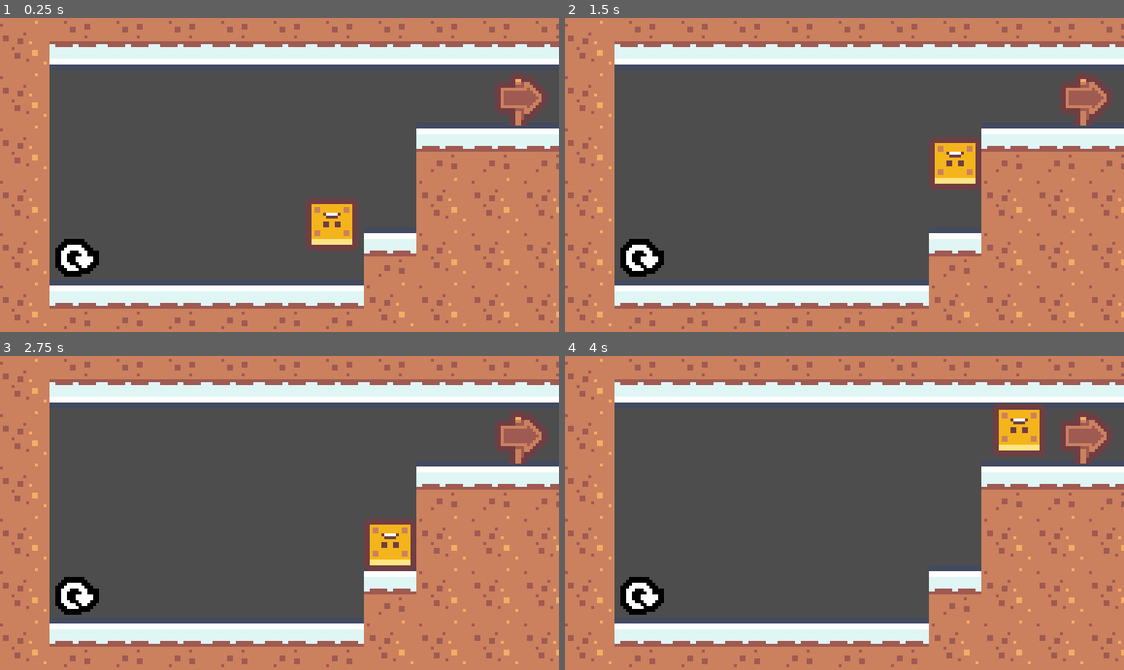
Above: before the commit, frames 1-4 (two rows, left to right).
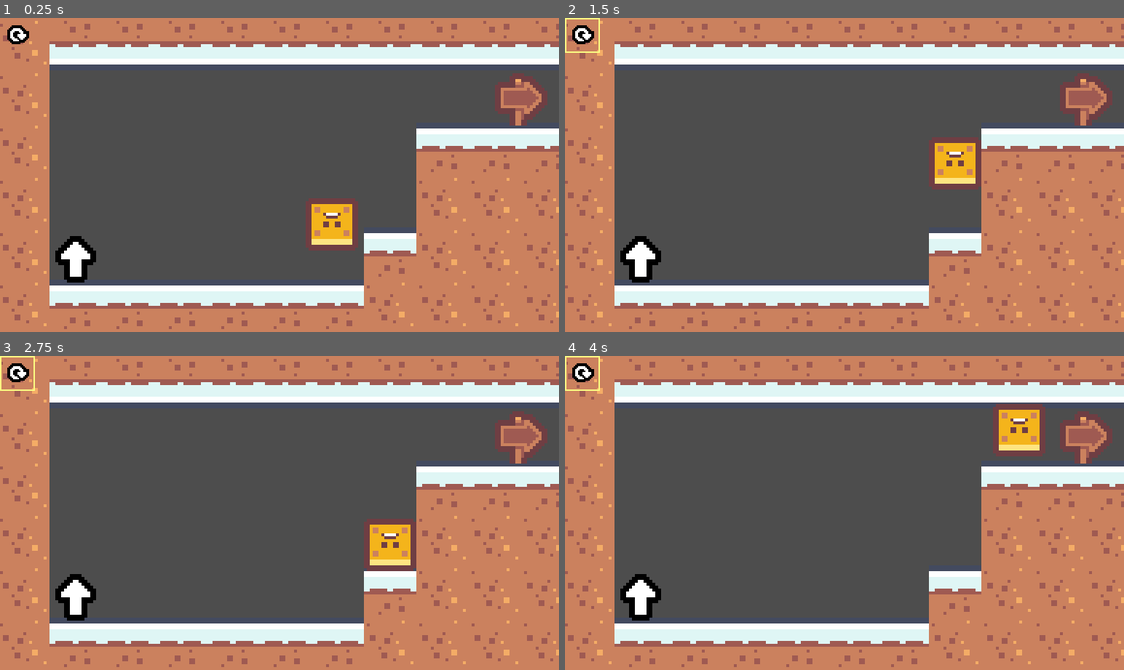
Above: after the commit, the same moments.

Repository: youer0219/Exocave
Game: Godot game, scene res://test/world.tscn
Same seed, same stepped clock (60 frames per second), same inputs: the game is played once before the commit and once after it.
Inputs (mouse positions are in pixels of both pictures, inside the frame that each line leads up to):
- Up to frame 1 (0.25 s): no input
- Up to frame 2 (1.5 s): click (581, 36) at 0.52 s; tap Enter (ui_accept) at 1.25 s; hold Right (ui_right) from 1.28 s (still down)
- Up to frame 3 (2.75 s): keep holding Right (ui_right); tap Enter (ui_accept) at 1.52, 2, 2.27 s
- Up to frame 4 (4 s): release Right (ui_right) at 2.78 s; hold Left (ui_left) 2.78-3.53 s; hold Right (ui_right) from 3.53 s (still down); tap Enter (ui_accept) at 3.77 s

The runs differ from the first frame. In frame 1, 0.6% of the frame differs, in the area x 1-18%, y 2-85%; in frame 2, 0.8%, in the area x 0-18%, y 0-85%; in frame 3, 0.8%; in frame 4, 0.8%.

Commit message:
实现关卡重新开始按钮、更新翻转触发器图像

Diff:
--- a/global/event_bus.gd
+++ b/global/event_bus.gd
@@ -4,4 +4,4 @@
 @warning_ignore("unused_signal")
 signal gravity_flip
 @warning_ignore("unused_signal")
-signal level_win
+signal level_win  ## 考虑到关卡中必备这个节点，可以直接通信，但目前先用这个实现。
--- a/scenes/gravity_flip_area_2d/gravity_flip_area_2d.tscn
+++ b/scenes/gravity_flip_area_2d/gravity_flip_area_2d.tscn
@@ -8,7 +8,7 @@
 
 [sub_resource type="AtlasTexture" id="AtlasTexture_833n7"]
 atlas = ExtResource("2_b316b")
-region = Rect2(152, 170, 18, 16)
+region = Rect2(169, 51, 18, 16)
 
 [node name="GravityFlipArea2D" type="Area2D"]
 script = ExtResource("1_tc25u")
--- a/scenes/level/level.gd
+++ b/scenes/level/level.gd
@@ -6,3 +6,7 @@
 		func():
 			print("next level or win!")
 	)
+
+
+func _on_button_pressed() -> void:
+	print("restart scene")
--- a/scenes/level/level.tscn
+++ b/scenes/level/level.tscn
@@ -7,9 +7,36 @@
 [ext_resource type="PackedScene" uid="uid://bwo22nee7dils" path="res://scenes/win_area_2d/win_area_2d.tscn" id="5_pe1ox"]
 [ext_resource type="Script" uid="uid://bbl6kv14s6ofg" path="res://scenes/win_area_2d/win_area_2d.gd" id="6_m0bv2"]
 [ext_resource type="PackedScene" uid="uid://dr0farklgsayx" path="res://scenes/player/player.tscn" id="7_b7m21"]
+[ext_resource type="Texture2D" uid="uid://domvpvowqypxy" path="res://assets/kenney_cursor-pixel-pack/Tilemap/tilemap.png" id="8_xv074"]
 
 [sub_resource type="RectangleShape2D" id="RectangleShape2D_wcngd"]
 size = Vector2(246, 143)
+
+[sub_resource type="StyleBoxFlat" id="StyleBoxFlat_sytrn"]
+resource_local_to_scene = true
+bg_color = Color(0.6, 0.6, 0.6, 0)
+border_width_left = 1
+border_width_top = 1
+border_width_right = 1
+border_width_bottom = 1
+border_color = Color(0.980392, 0.980392, 0.509804, 1)
+
+[sub_resource type="StyleBoxFlat" id="StyleBoxFlat_tf2q7"]
+resource_local_to_scene = true
+bg_color = Color(0.6, 0.6, 0.6, 0)
+border_width_left = 1
+border_width_top = 1
+border_width_right = 1
+border_width_bottom = 1
+border_color = Color(0.980392, 0.980392, 0.509804, 0.639216)
+
+[sub_resource type="StyleBoxFlat" id="StyleBoxFlat_xv074"]
+resource_local_to_scene = true
+bg_color = Color(0.6, 0.6, 0.6, 0)
+
+[sub_resource type="AtlasTexture" id="AtlasTexture_sytrn"]
+atlas = ExtResource("8_xv074")
+region = Rect2(153, 170, 16, 16)
 
 [node name="Level" type="Node2D"]
 script = ExtResource("1_wcngd")
@@ -44,4 +71,18 @@
 zoom = Vector2(2, 2)
 process_callback = 0
 
+[node name="UI" type="CanvasLayer" parent="."]
+
+[node name="Button" type="Button" parent="UI"]
+custom_minimum_size = Vector2(24, 24)
+offset_right = 24.0
+offset_bottom = 24.0
+focus_mode = 0
+theme_override_styles/hover = SubResource("StyleBoxFlat_sytrn")
+theme_override_styles/pressed = SubResource("StyleBoxFlat_tf2q7")
+theme_override_styles/normal = SubResource("StyleBoxFlat_xv074")
+icon = SubResource("AtlasTexture_sytrn")
+icon_alignment = 1
+
 [connection signal="body_entered" from="Items/WinArea2D" to="Items/WinArea2D" method="_on_body_entered"]
+[connection signal="pressed" from="UI/Button" to="." method="_on_button_pressed"]
Not shown: 1 places in scenes/level/level.tscn that only renumber resources
